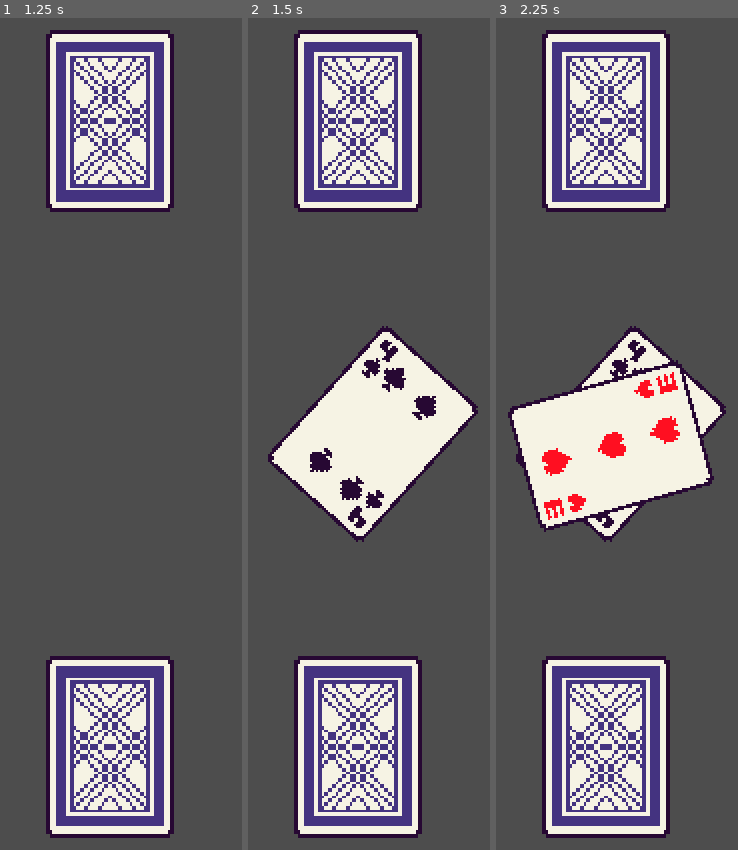
Above: before the commit, frames 1-3 (left to right).
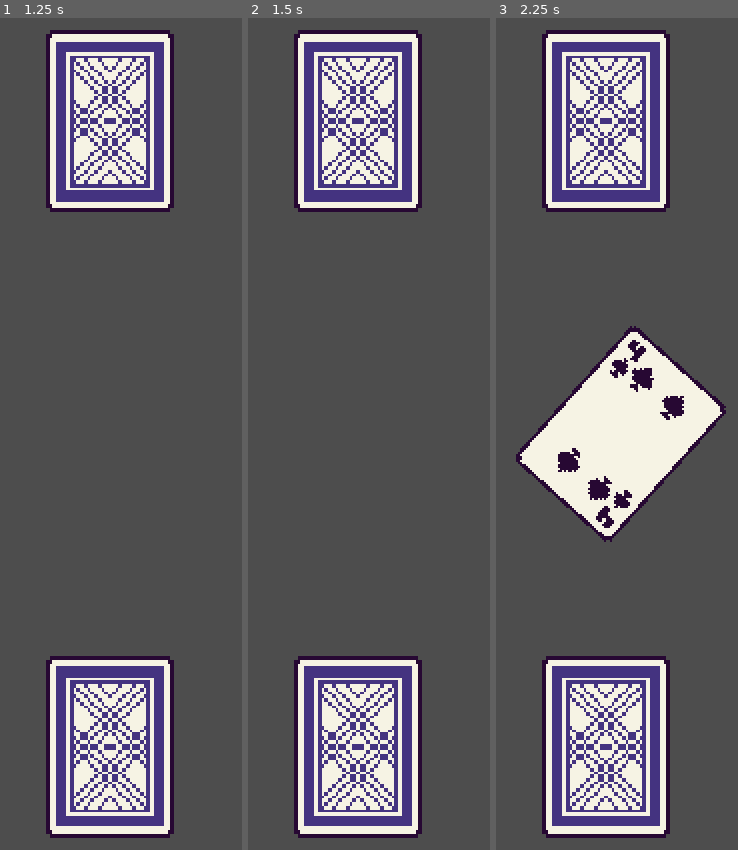
Above: after the commit, the same moments.

Repository: tchrjs/egyptian-war
Game: Godot game, scene res://main.tscn
Two runs of this game, one before a commit and one after it. Both use one fixed random seed, a clock stepped at 60 frames per second and the inputs below.
Inputs (mouse positions are in pixels of both pictures, inside the frame that each line leads up to):
- Up to frame 1 (1.25 s): tap Enter at 0.5 s; click (108, 434) at 0.67 s
- Up to frame 2 (1.5 s): tap Space at 1.25 s; move the mouse to (356, 117) at 1.27 s; click (356, 117) at 1.42 s
- Up to frame 3 (2.25 s): tap Enter at 2 s; move the mouse to (604, 750) at 2.02 s; click (604, 750) at 2.17 s

Frame 1 is identical in both runs. In frame 2, 12% of the frame differs, in the area x 8-96%, y 37-63%; in frame 3, 4.8%.

Commit message:
small setup for turn system

Diff:
--- a/components/settings/settings.tres
+++ b/components/settings/settings.tres
@@ -5,6 +5,6 @@
 [resource]
 script = ExtResource("1_l0eaa")
 doubles = true
-sandwhiches = false
+sandwhiches = true
 ultimate_sandwhiches = false
 tens = false
--- a/scenes/game/game.gd
+++ b/scenes/game/game.gd
@@ -8,13 +8,15 @@
 var player_scene = load("res://components/entity/player/player.tscn")
 var player_count = 2
 var x: Array = [0, 0]
-var y: Array = [-90, 90]
+var y: Array = [90, -90]
 
 # Game check values and helps with state machine.
 var is_checking: bool = false
+var player_turn: int = 0
 
 # Instantiate players.
 func setup_players():
+	player_turn = 0;
 	for n in player_count:
 		# Create instance of player.
 		var instance = player_scene.instantiate()
@@ -29,14 +31,29 @@
 		add_child.call_deferred(instance)
 
 # Enable or disable all player click events.
-func toggle_players(_toggle: bool):
+func toggle_all_players(_toggle: bool):
 	for player in players:
 		player.toggle(_toggle)
+
+# Enables or disables current player.
+func toggle_current_player(_toggle: bool):
+	players[player_turn].toggle(_toggle)
 
 # Takes card from player and gives it to dealer.
 func _on_player_card_drawn(card: CardTemplate):
 	dealer.add_card_to_pile(card)
+	toggle_current_player(false)
+	set_next_player()
+	toggle_current_player(true)
 
 # Handles what happens when a player slaps the dealer's deck.
 func _on_dealer_deck_slapped():
 	is_checking = true
+
+# Sets next player turn.
+func set_next_player():
+	player_turn = (player_turn + 1) % player_count
+
+# Sets specific turn to player.
+func set_player_turn(turn: int):
+	player_turn = turn
--- a/scenes/game/states/draw_state.gd
+++ b/scenes/game/states/draw_state.gd
@@ -2,11 +2,11 @@
 
 func enter():
 	dealer.toggle(true)
-	game.toggle_players(true)
+	game.toggle_current_player(true)
 
 func exit():
 	dealer.toggle(false)
-	game.toggle_players(false)
+	game.toggle_all_players(false)
 
 func update(_delta: float):
 	if game.is_checking:
